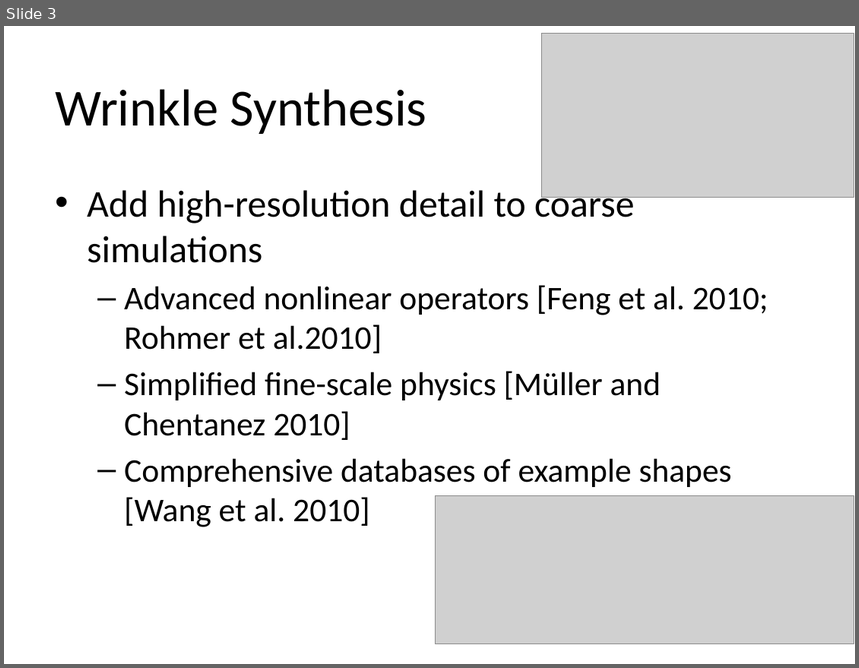
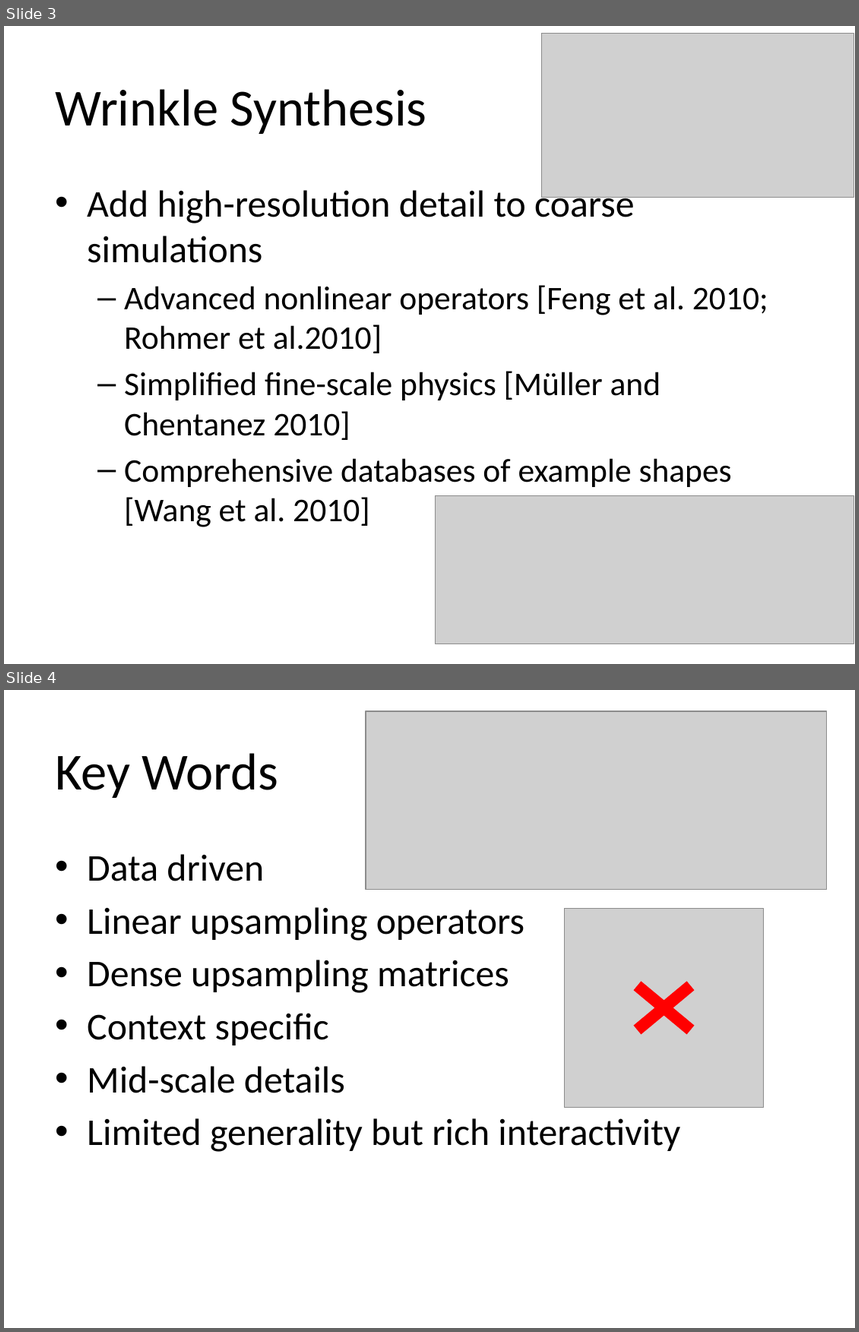
Before and after one commit to JiongCHEN/paper-reading, a slide deck: kavan11/template.pptx. Shown one above the other, each under a label of ours: slide 3 before the commit, slides 3 and 4 after it. The pictures are 859x668 and 859x1332 pixels, drawn with LibreOffice and Linux fonts; fonts in the diff are those of the drawing; grey boxes stand for pictures. Boxes give left, top, right and bottom in pixels: in the first picture for what was removed or moved away, otherwise in the second. Text is boxed around its words. In the diff, an @@ line names an element or a change of style, - is before the commit and + after.

```diff
--- a/kavan11/template.pptx
+++ b/kavan11/template.pptx
@@ slide 4 added at [4,690,855,1328], background #FFFFFF @@
@@ picture added at [366,711,827,890] @@
@@ title added at [55,753,279,798], 44 pt, text #000000 @@
+Key Words
@@ text added at [87,854,680,1152], 32 pt, text #000000 @@
+• Data driven
+• Linear upsampling operators
+• Dense upsampling matrices
+• Context specific
+• Mid-scale details
+• Limited generality but rich interactivity
@@ picture added at [564,908,763,1107] @@
@@ cross added at [613,966,715,1051], fill #FF0000 @@
```
Also in this commit, not shown: 1 slide changed, 13 other slides added.
